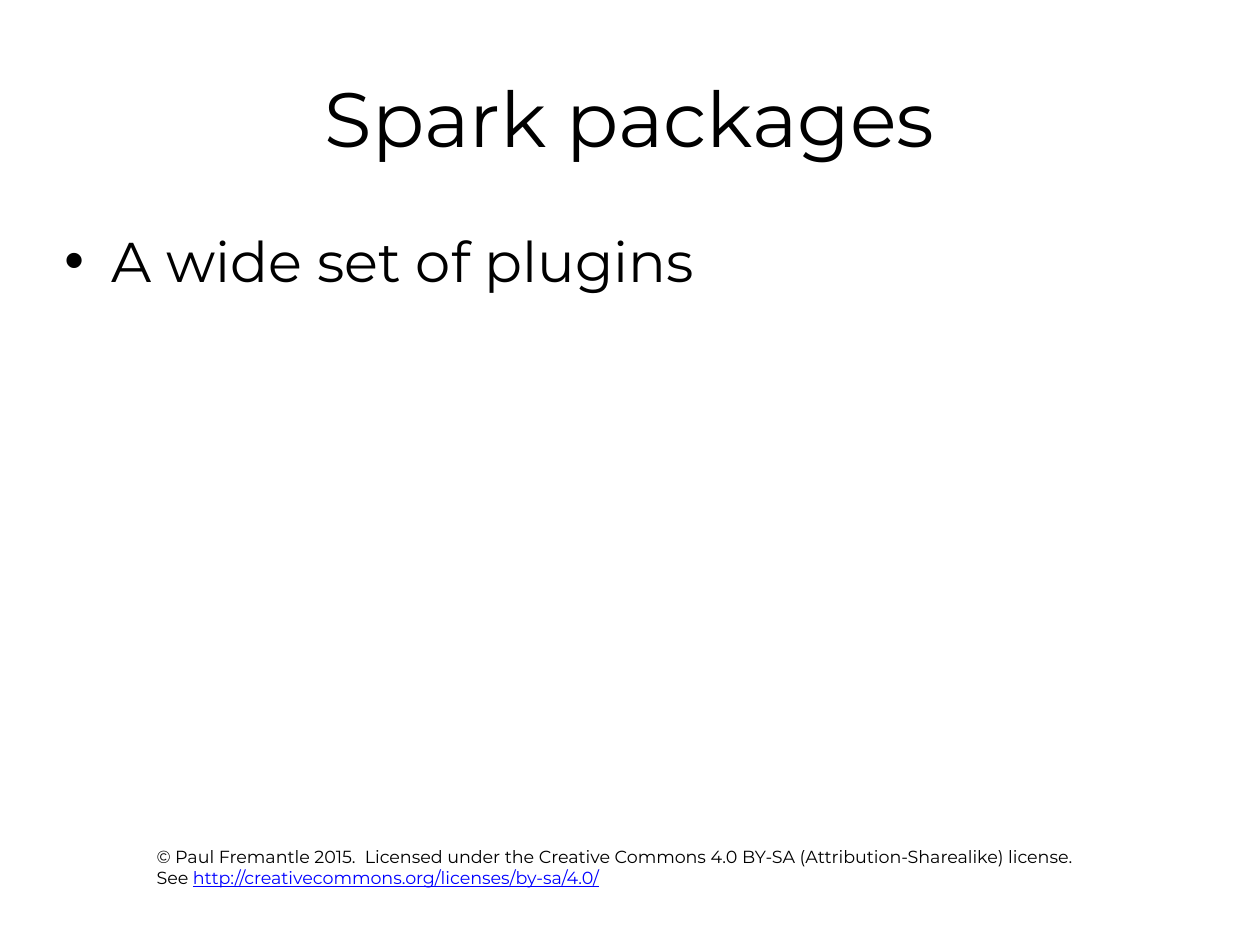
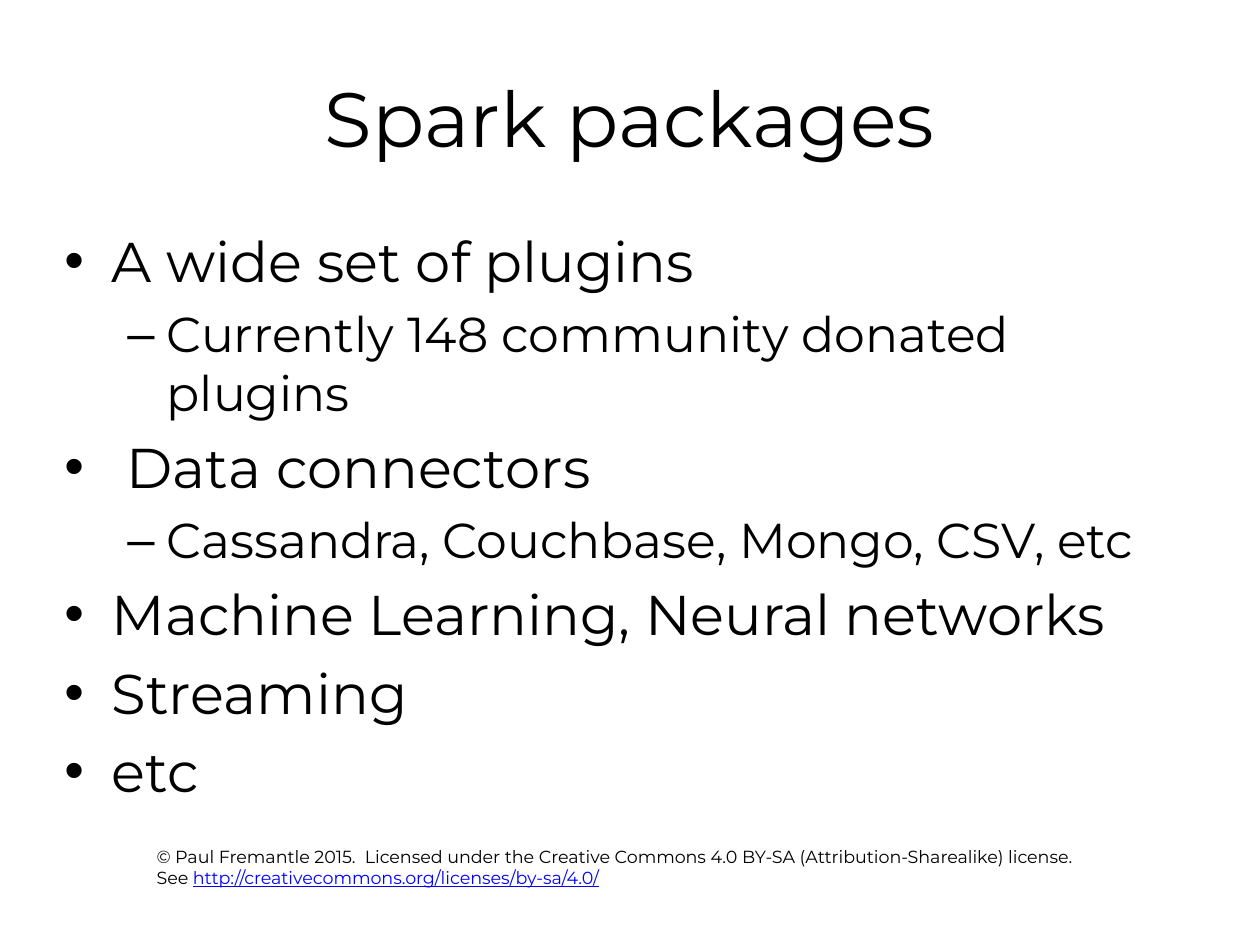
Before and after one commit to pzfreo/ox-clo, a slide deck: slide 22 of pres-source/06-spark-and-adjuncts.pptx (slide 18 before the commit). Drawn at 1260x945 pixels with LibreOffice and Linux fonts; fonts in the diff are those of the drawing; background and template pictures are left out. Boxes give left, top, right and bottom in pixels: in the first picture for what was removed or moved away, otherwise in the second. Text is boxed around its words. In the diff, an @@ line names an element or a change of style, - is before the commit and + after.

```diff
--- a/pres-source/06-spark-and-adjuncts.pptx
+++ b/pres-source/06-spark-and-adjuncts.pptx
@@ text at (112, 315, 1133, 793): paragraphs added @@
+  – Currently 148 community donated plugins
+• Data connectors
+  – Cassandra, Couchbase, Mongo, CSV, etc
+• Machine Learning, Neural networks
+• Streaming
+• etc
```
Also in this commit, not shown: 2 other slides changed, 16 slides added, 13 other files.
